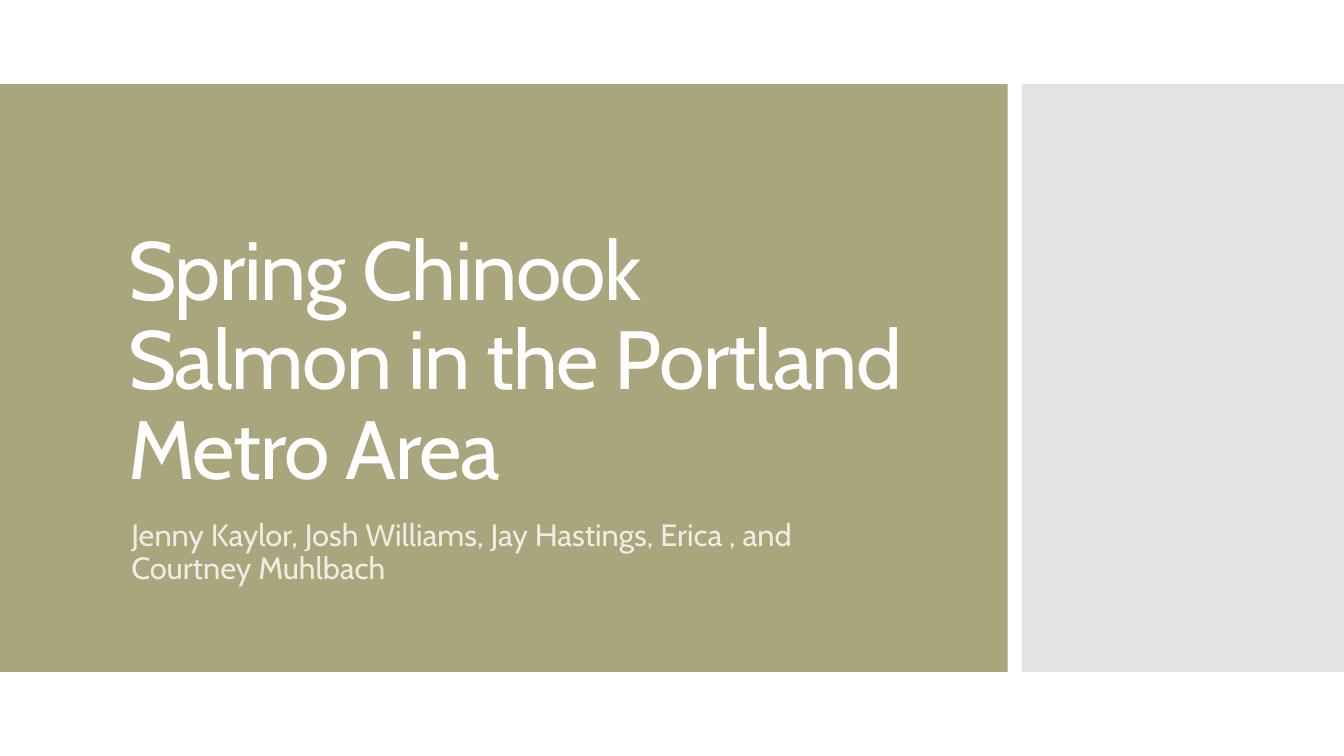
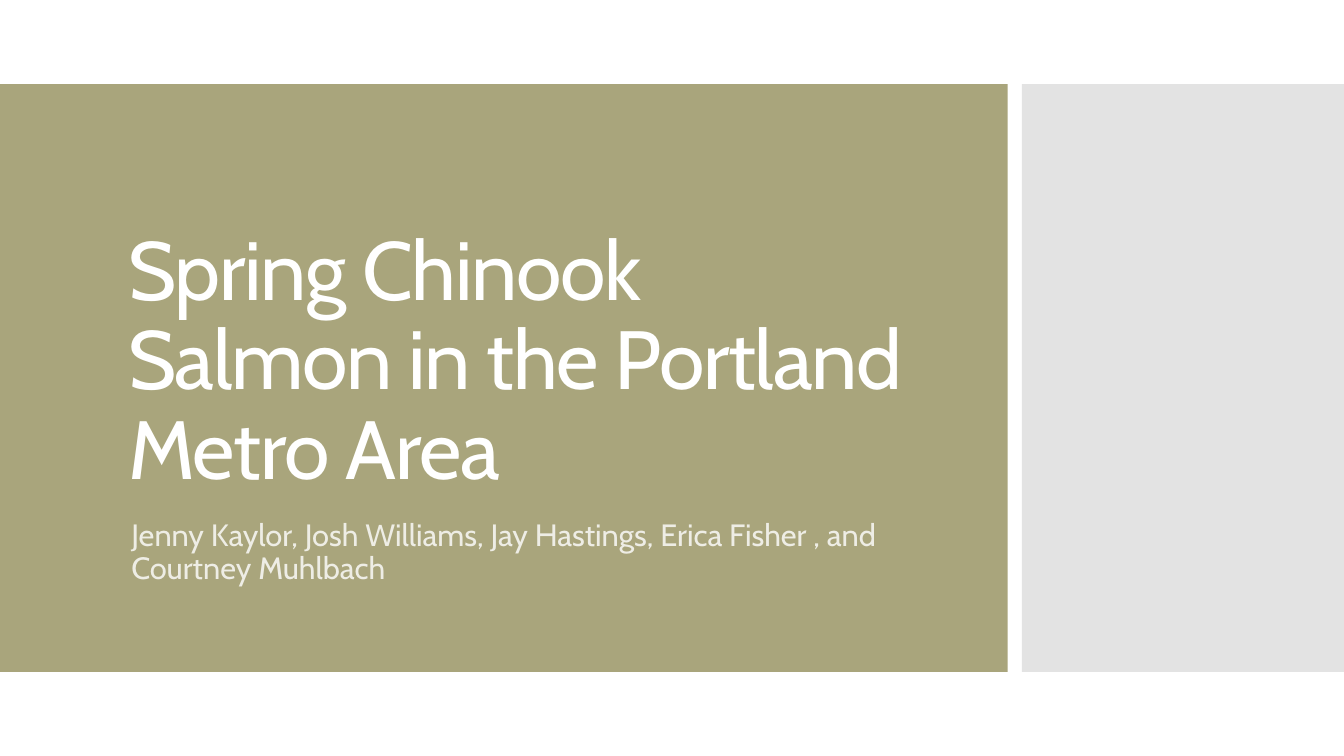
Before and after one commit to jayhjman/bootcamp-project1, a slide deck: slide 1 of Spring Chinook Salmon in the Portland Metro Area.pptx. Drawn at 1344x756 pixels with LibreOffice and Linux fonts; fonts in the diff are those of the drawing. Boxes give left, top, right and bottom in pixels: in the first picture for what was removed or moved away, otherwise in the second. Text is boxed around its words. In the diff, an @@ line names an element or a change of style, - is before the commit and + after.

Commit message:
adding updated powerpoint

```diff
--- a/Spring Chinook Salmon in the Portland Metro Area.pptx
+++ b/Spring Chinook Salmon in the Portland Metro Area.pptx
@@ subtitle at (131, 523, 876, 586): text changed @@
-Jenny Kaylor, Josh Williams, Jay Hastings, Erica , and Courtney Muhlbach
+Jenny Kaylor, Josh Williams, Jay Hastings, Erica Fisher , and Courtney Muhlbach
```
Also in this commit, not shown: 4 other slides changed, 1 slide removed.
